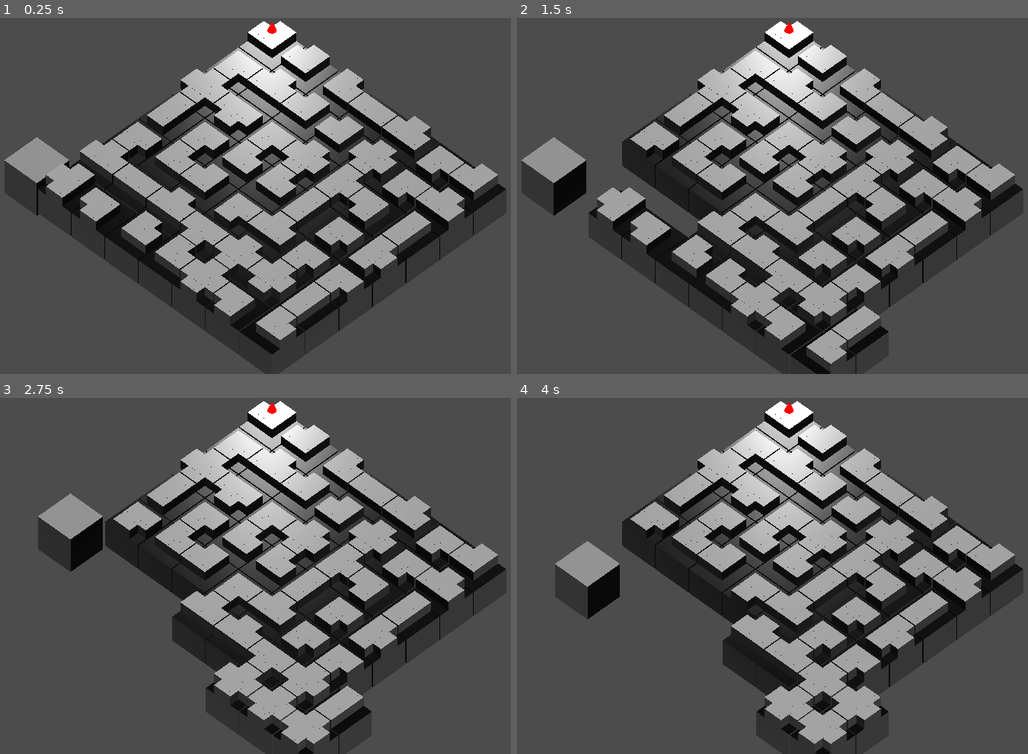
Above: before the commit, frames 1-4 (two rows, left to right).
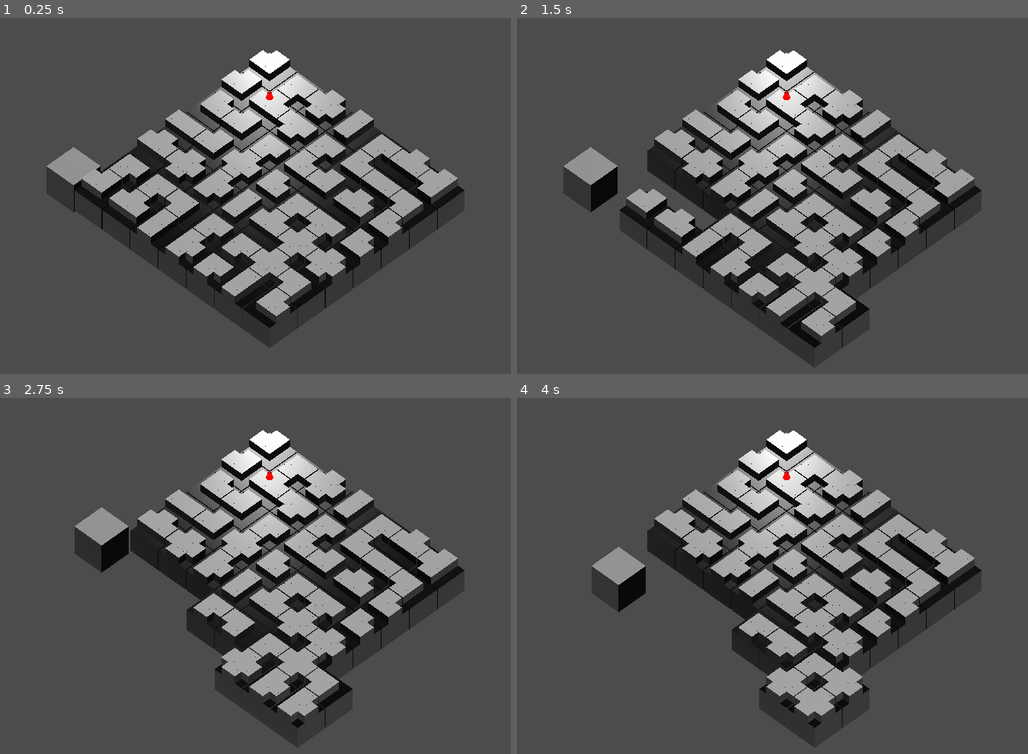
Above: after the commit, the same moments.

Repository: Maxic/magicmaze
Game: Godot game, scene res://main.tscn
The game is run twice, just before and just after one commit, with the same random seed, the same clock (stepped at 60 frames per second) and the same inputs.
Inputs:
- Up to frame 1 (0.25 s): no input
- Up to frame 2 (1.5 s): tap Enter (ui_accept) at 0.5, 0.77, 1.25 s; hold Right (ui_right) 0.53-1.28 s; hold Left (ui_left) from 1.28 s (still down)
- Up to frame 3 (2.75 s): tap Enter (ui_accept) at 1.52, 2 s; release Left (ui_left) at 2.03 s; hold Right (ui_right) from 2.03 s (still down)
- Up to frame 4 (4 s): tap Enter (ui_accept) at 2.75, 3.02, 3.5, 3.77 s; release Right (ui_right) at 3.53 s; hold Left (ui_left) from 3.53 s (still down)

The runs differ from the first frame. In frame 1, 33% of the frame differs, in the area x 0-99%, y 0-100%; in frame 2, 34%; in frame 3, 29%; in frame 4, 28%.
Error before the commit: Parse Error: ':' expected at end of line. (res://scripts/hero.gd:22)

Commit message:
added pathfinding algorithm

Diff:
--- a/main.tscn
+++ b/main.tscn
@@ -14,7 +14,7 @@
 [node name="Camera" type="Camera" parent="."]
 transform = Transform( 0.707107, -0.5, 0.5, 0, 0.707107, 0.707107, -0.707107, -0.5, 0.5, 13.4197, 10.4736, 14.2925 )
 projection = 1
-size = 15.0
+size = 18.0
 
 [node name="DirectionalLight" type="DirectionalLight" parent="."]
 transform = Transform( -0.767109, 0, -0.641517, -0.30703, 0.878033, 0.367138, 0.563273, 0.4786, -0.673547, -0.0756321, 3.41526, 0 )
--- a/project.godot
+++ b/project.godot
@@ -30,6 +30,10 @@
 run/main_scene="res://main.tscn"
 config/icon="res://icon.png"
 
+[autoload]
+
+Pathfinder="*res://scripts/pathfinder.gd"
+
 [physics]
 
 common/enable_pause_aware_picking=true
--- a/scripts/grid.gd
+++ b/scripts/grid.gd
@@ -1,4 +1,3 @@
-tool
 extends Node
 
 var GRID_HEIGHT = 7
@@ -14,10 +13,9 @@
 	type_arr = ["cross_n_e_s_w", "straight_n_s", "straight_e_w", "corner_n_w", "corner_n_e", "corner_s_w", "corner_s_e", "t_n_e_s", "t_n_e_w", "t_n_w_s", "t_s_e_w"]
 	initialize_grid()
 
-	# TODO: Place tiles according to width.
-	for x in range(GRID_WIDTH):
-		for y in range(GRID_HEIGHT):
-			randomize()
+	for y in range(GRID_HEIGHT):
+		for x in range(GRID_WIDTH):
+			#randomize()
 			type_arr.shuffle()
 			var tile = Tile.new(x,y, type_arr[0])
 			add_child(tile)
@@ -29,12 +27,14 @@
 	indicator_tile = Tile.new(indicator_pos[0], indicator_pos[1], null)
 	add_child(indicator_tile)
 
+	Pathfinder.find_all_paths(grid)
+
 
 func initialize_grid():
-	for x in range(GRID_WIDTH):
+	for y in range(GRID_HEIGHT):
 		grid.append([])
-		for _y in range(GRID_HEIGHT):
-			grid[x].append(0)
+		for _x in range(GRID_WIDTH):
+			grid[y].append(0)
 
 func _physics_process(_delta):
 	if Input.is_action_just_pressed("ui_accept"):
--- a/scripts/hero.gd
+++ b/scripts/hero.gd
@@ -19,6 +19,6 @@
 func set_goal(x_pos, y_pos):
 	var goal_x = x_pos
 
-func set_intention()
-
-	var goal_y = y_pos
+func set_intention():
+	pass
+	#var goal_y = y_pos
--- a/scripts/hero_logic.gd
+++ /dev/null
@@ -1,102 +0,0 @@
-extends Node
-
-var start : Vector2
-var goal : Vector2
-
-var is_finished : bool = false
-
-func _ready():
-	initialize()
-	a_star()
-	pass
-
-func initialize(): #gets the start and the end
-	start = Vector2(1,1)
-	goal =  Vector2(7,7)
-
-func a_star(): #algorithm
-	var frontier : Dictionary = {}
-	frontier[start] = 0
-	var came_from : Dictionary = {}
-	var cost_so_far : Dictionary = {}
-	came_from[start] = null
-	cost_so_far[start] = 0
-
-	while !frontier.empty():
-		yield(get_tree(), "idle_frame") #idle frame for safety
-		var current = priority_list(frontier)
-		frontier.erase(current)
-
-		if current == goal: #if at goal calculate path and bail-out
-			print("we reached the goal")
-			current = goal
-			var path = []
-			while current != start:
-				path.append(current)
-				#set_cellv(current, 3)
-				current = came_from[current]
-			path.append(start)
-			path.invert()
-			is_finished = true
-
-			break
-
-		for next in get_neighbors(current): #loops through neighbors and calculates the cost
-			var new_cost = cost_so_far[current] + get_cost(current, next)
-			if !next in cost_so_far or new_cost < cost_so_far[next]:
-				cost_so_far[next] = new_cost
-				var priority = new_cost + heurist(goal, next)
-				frontier[next] = priority
-				came_from[next] = current
-				yield(get_tree().create_timer(0.05), "timeout")
-				set_cellv(current, 2) #animate the search
-
-func get_neighbors(pos : Vector2): #helper function to get the neighbors
-	var neighbors : Array = []
-	for x in range(-1, 2):
-		for y in range(-1, 2):
-			if x == 0 and y == 0:
-				continue
-			if get_cellv(pos + Vector2(x, y)) != -1:
-				neighbors.append(pos + Vector2(x, y))
-	return neighbors
-
-func heurist(a, b): # Manhattan distance
-	return abs(a.x - b.x) + abs(a.y - b.y)
-
-func get_cost(from, to): #helper function, gets cost, vertical movement, diagonal movement
-	var cost
-	var weight = 1
-	var distance : Vector2
-
-	distance = from - to
-	distance = distance.abs()
-	if distance == Vector2(1, 1): #diagonal
-		cost = 14 * get_cell_cost(to)
-		return cost
-	else:
-		cost = 10 * get_cell_cost(to) #vertical, horizontal
-		return cost
-
-func get_cell_cost(pos): #helper function gets cost from the cell
-	match get_cellv(pos):
-		0:
-			return 10
-		1:
-			return 1
-		2:
-			return 2
-		3:
-			return 3
-		_:
-			return 0
-
-func priority_list(dic : Dictionary): #list wich returns the key with the lowest priority
-	var priority : Vector2 = Vector2(-1, -1)
-	for key in dic:
-		if priority == Vector2(-1, -1):
-			priority = key
-			continue
-		if dic[priority] > dic[key]:
-			priority = key
-	return priority
--- /dev/null
+++ b/scripts/pathfinder.gd
@@ -0,0 +1,65 @@
+extends Node
+
+var start = Vector2(0,0)
+var paths_arr = []
+var visited_tiles = {}
+var junction_arr = []
+
+func find_all_paths(grid):
+	var current_tile = start
+
+	for row in grid:
+		for tile in row:
+			visited_tiles[tile.vec_pos] = false
+
+	while current_tile != null or junction_arr.size() > 0:
+		# If current tile is null, revisit a junction
+		if current_tile == null:
+			current_tile = junction_arr.pop_back()
+
+		# Mark current path as visited
+		visited_tiles[current_tile] = true
+
+		# Find all tiles we can move towards
+		var neighbour_arr = find_all_neighbours(current_tile.x, current_tile.y, grid)
+		if neighbour_arr.size() == 0:
+			# either stop or move on to open junctions
+			current_tile = null
+		elif neighbour_arr.size() == 1:
+			current_tile = neighbour_arr[0]
+		elif neighbour_arr.size() > 1:
+			junction_arr.append(current_tile)
+			current_tile = neighbour_arr[0]
+	var amount_of_paths = 0
+	for key in visited_tiles.keys():
+		if visited_tiles[key]:
+			print(key)
+			amount_of_paths += 1
+	print(amount_of_paths)
+
+func find_all_neighbours(x, y, grid):
+	var valid_neighbour_arr = []
+	var tile = grid[y][x]
+
+	# north
+	if not y-1 < 0 and tile.north_open:
+		var neighbour_tile = grid[y-1][x]
+		if not visited_tiles[neighbour_tile.vec_pos] and neighbour_tile.south_open:
+			valid_neighbour_arr.append(Vector2(neighbour_tile.x, neighbour_tile.y))
+	# south
+	if not y+1 >= grid.size() and tile.south_open: # This assumes we have a square grid (!)
+		var neighbour_tile = grid[y+1][x]
+		if not visited_tiles[neighbour_tile.vec_pos] and neighbour_tile.north_open:
+			valid_neighbour_arr.append(Vector2(neighbour_tile.x, neighbour_tile.y))
+	# west
+	if not x-1 < 0 and tile.west_open:
+		var neighbour_tile = grid[y][x-1]
+		if not visited_tiles[neighbour_tile.vec_pos] and neighbour_tile.east_open:
+			valid_neighbour_arr.append(Vector2(neighbour_tile.x, neighbour_tile.y))
+	# east
+	if not x+1 >= grid.size() and tile.east_open: # This assumes we have a square grid (!)
+		var neighbour_tile = grid[y][x+1]
+		if not visited_tiles[neighbour_tile.vec_pos] and neighbour_tile.west_open:
+			valid_neighbour_arr.append(Vector2(neighbour_tile.x, neighbour_tile.y))
+
+	return valid_neighbour_arr
--- a/scripts/tile.gd
+++ b/scripts/tile.gd
@@ -3,7 +3,12 @@
 
 var x
 var y
+var vec_pos
 var type
+var north_open = false
+var east_open = false
+var west_open = false
+var south_open = false
 
 var cross_n_e_s_w = preload("res://scenes/cross_n_e_s_w.tscn")
 var straight_n_s = preload("res://scenes/straight_n_s.tscn")
@@ -21,6 +26,7 @@
 func _init(x_pos, y_pos, path_type):
 	self.x = x_pos
 	self.y = y_pos
+	self.vec_pos = Vector2(x,y)
 	self.type = get_type(path_type)
 	self.scale = Vector3(.97,.97,.97)
 
@@ -42,26 +48,54 @@
 func get_type(path_type):
 	match path_type:
 		"cross_n_e_s_w":
+			north_open = true
+			east_open = true
+			west_open = true
+			south_open = true
 			return cross_n_e_s_w
 		"straight_n_s":
+			north_open = true
+			south_open = true
 			return straight_n_s
 		"straight_e_w":
+			east_open = true
+			west_open = true
 			return straight_e_w
 		"corner_n_w":
+			north_open = true
+			west_open = true
 			return corner_n_w
 		"corner_n_e":
+			north_open = true
+			east_open = true
 			return corner_n_e
 		"corner_s_w":
+			west_open = true
+			south_open = true
 			return corner_s_w
 		"corner_s_e":
+			east_open = true
+			south_open = true
 			return corner_s_e
 		"t_n_e_s":
+			north_open = true
+			east_open = true
+			south_open = true
 			return t_n_e_s
 		"t_n_e_w":
+			north_open = true
+			east_open = true
+			west_open = true
 			return t_n_e_w
 		"t_n_w_s":
+			north_open = true
+			west_open = true
+			south_open = true
 			return t_n_w_s
 		"t_s_e_w":
+			east_open = true
+			west_open = true
+			south_open = true
 			return t_s_e_w
 		_:
 			return def_block
